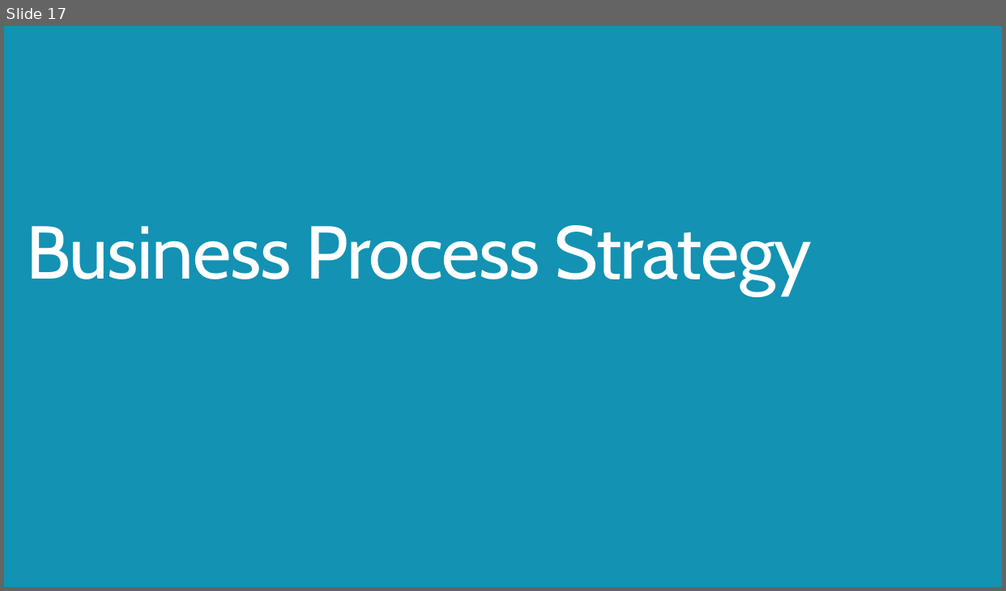
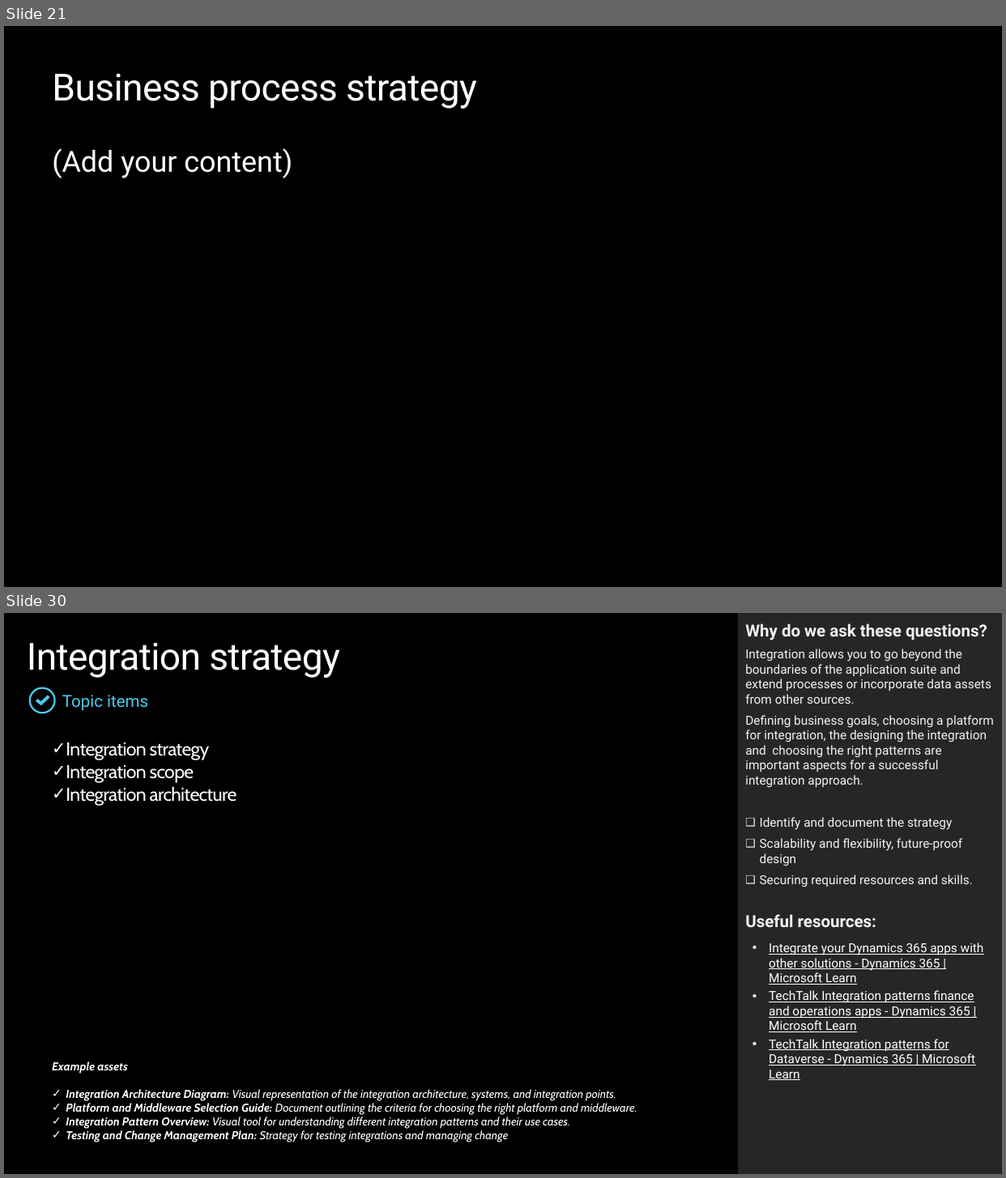
Before and after one commit to MicrosoftDocs/mslearn-developer-tools-power-platform, a slide deck: fasttrack/Solution Blueprint Review workshop template.pptx. Shown one above the other, each under a label of ours: slide 17 before the commit, slides 21 and 30 after it; the slides between them are not shown. The pictures are 1006x591 and 1006x1178 pixels, drawn with LibreOffice and Linux fonts; fonts in the diff are those of the drawing; background and template pictures are left out. Boxes give left, top, right and bottom in pixels: in the first picture for what was removed or moved away, otherwise in the second. Text is boxed around its words. In the diff, an @@ line names an element or a change of style, - is before the commit and + after.

```diff
--- a/fasttrack/Solution Blueprint Review workshop template.pptx
+++ b/fasttrack/Solution Blueprint Review workshop template.pptx
@@ slide 30 added at (4, 613, 1002, 1174), background #000000 @@
@@ rectangle added at (739, 613, 1002, 1174), fill #262626 @@
@@ text added at (745, 624, 994, 1080), 12 pt, text #F2F2F2 @@
+Why do we ask these questions?
+Integration allows you to go beyond the boundaries of the application suite and extend processes or incorporate data assets from other sources.
+Defining business goals, choosing a platform for integration, the designing the integration and choosing the right patterns are important aspects for a successful integration approach.
+❑ Identify and document the strategy
+❑ Scalability and flexibility, future-proof design
+❑ Securing required resources and skills.
+Useful resources:
+• Integrate your Dynamics 365 apps with other solutions - Dynamics 365 | Microsoft Learn
+• TechTalk Integration patterns finance and operations apps - Dynamics 365 | Microsoft Learn
+• TechTalk Integration patterns for Dataverse - Dynamics 365 | Microsoft Learn
@@ text added at (27, 642, 340, 678), 36 pt, text #FFFFFF @@
+Integration strategy
@@ freeform shape added at (28, 687, 56, 714), fill #4CCBED @@
@@ freeform shape added at (36, 696, 49, 706), fill #4CCBED @@
@@ text added at (62, 695, 148, 710), 16 pt, text #4CCBED @@
+Topic items
@@ text added at (66, 743, 237, 806), 18 pt, text #FFFFFF @@
+✓ Integration strategy
+✓ Integration scope
+✓ Integration architecture
@@ text added at (52, 1062, 637, 1143), 11 pt, text #FFFFFF, italic @@
+Example assets
+✓ Integration Architecture Diagram: Visual representation of the integration architecture, systems, and integration points.
+✓ Platform and Middleware Selection Guide: Document outlining the criteria for choosing the right platform and middleware.
+✓ Integration Pattern Overview: Visual tool for understanding different integration patterns and their use cases.
+✓ Testing and Change Management Plan: Strategy for testing integrations and managing change
@@ what was slide 17 is now slide 21 @@
@@ slide 21 changed as well @@
@@ background #1392B3 to #000000 @@
@@ title at (52, 73, 477, 109): text changed; size 72 to 36 pt; font Cabin to Roboto @@
-Business Process Strategy
+Business process strategy
@@ text added at (52, 148, 292, 178), 28 pt, text #FFFFFF @@
+(Add your content)
```
Also in this commit, not shown: 4 other slides changed, 45 other slides added, 65 slides removed.
